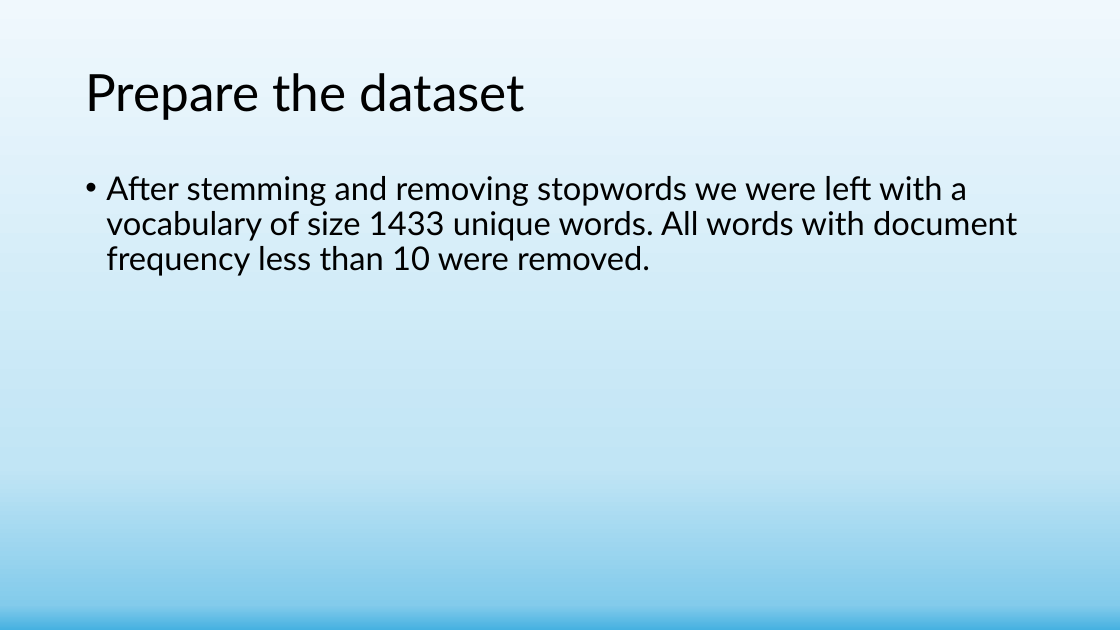
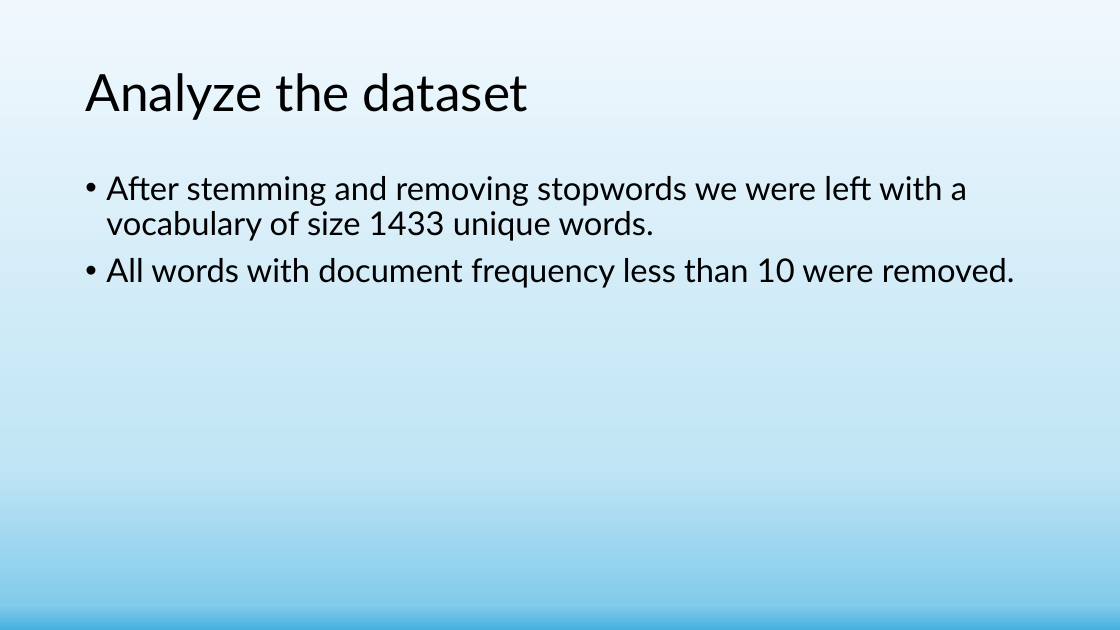
Before and after one commit to shachar700/Graph-Embedding, a slide deck: slide 7 of doc/Graph-Embedding Presentation.pptx. Drawn at 1120x630 pixels with LibreOffice and Linux fonts; fonts in the diff are those of the drawing. Boxes give left, top, right and bottom in pixels: in the first picture for what was removed or moved away, otherwise in the second. Text is boxed around its words. In the diff, an @@ line names an element or a change of style, - is before the commit and + after.

```diff
--- a/doc/Graph-Embedding Presentation.pptx
+++ b/doc/Graph-Embedding Presentation.pptx
@@ title at box(85, 73, 528, 120): text changed @@
-Prepare the dataset
+Analyze the dataset
@@ text at box(106, 176, 1015, 288): text changed @@
-• After stemming and removing stopwords we were left with a vocabulary of size 1433 unique words. All words with document frequency less than 10 were removed.
+• After stemming and removing stopwords we were left with a vocabulary of size 1433 unique words.
+• All words with document frequency less than 10 were removed.
```
Also in this commit, not shown: 4 other slides changed, 2 slides added, 9 other files.
